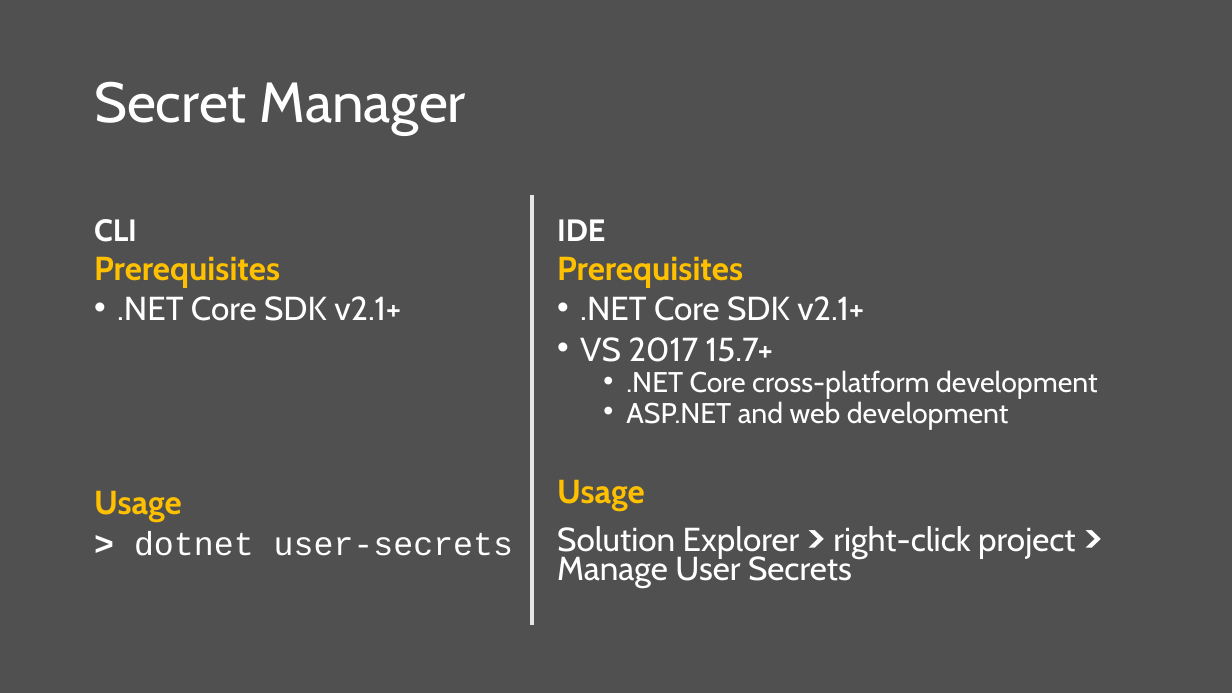
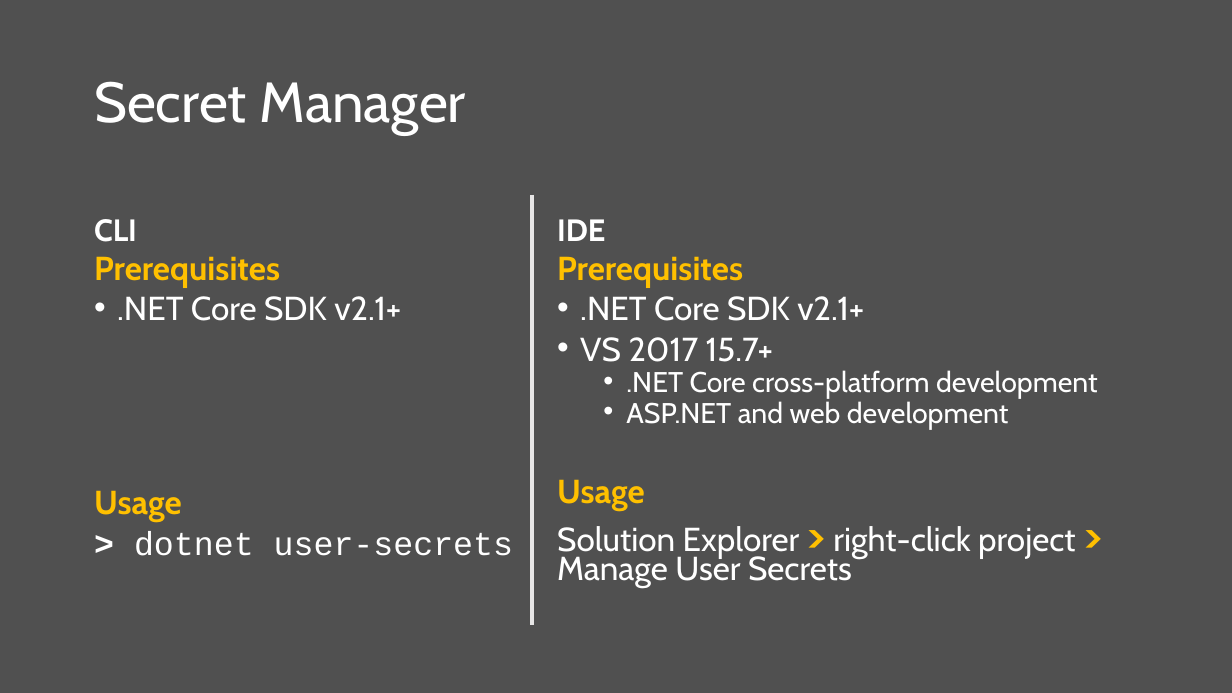
Before and after one commit to scottaddie/slide-decks, a slide deck: slide 7 of Protecting App Secrets.pptx. Drawn at 1232x693 pixels with LibreOffice and Linux fonts; fonts in the diff are those of the drawing. Boxes give left, top, right and bottom in pixels: in the first picture for what was removed or moved away, otherwise in the second. Text is boxed around its words. In the diff, an @@ line names an element or a change of style, - is before the commit and + after.

Commit message:
App secrets slide tweaks

```diff
--- a/Protecting App Secrets.pptx
+++ b/Protecting App Secrets.pptx
@@ text at (557,526,1075,587): text colour #FFFFFF to #FFC000 in "> >" @@
```
Also in this commit, not shown: 3 other slides changed, 2 slides added.
